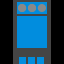
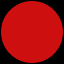
Revision of a layered (64, 64) image; what changed, layer by layer:
moved "Ellipszis 1" (1st of 3, in "Relay") into group "Relay", painted on it over [18, 4, 46, 12]
moved "Ellipszis 1" (2nd of 3, in "Relay") into group "Relay", painted on it over [18, 4, 28, 12]
moved "Ellipszis 1" (3rd of 3, in "Relay") into group "Relay", painted on it over [28, 4, 36, 12]
moved "Téglalap 2" (1st of 8, in "Relay") into group "Relay", painted on it over [17, 2, 47, 14]
moved "Téglalap 2" (2nd of 8, in "Relay") into group "Relay", painted on it over [34, 51, 44, 64]
moved "Téglalap 2" (3rd of 8, in "Relay") into group "Relay", painted on it over [26, 51, 35, 64]
moved "Téglalap 2" (4th of 8, in "Relay") into group "Relay", painted on it over [19, 57, 37, 64]
moved "Téglalap 2" (8th of 8, in "Relay") into group "Relay", painted on it over [17, 13, 47, 50]
moved "Téglalap 1" into group "Relay", painted on it over [13, 0, 51, 64]
added layer "Ellipszis 2" above "Háttérszín" over [1, 1, 63, 63]
